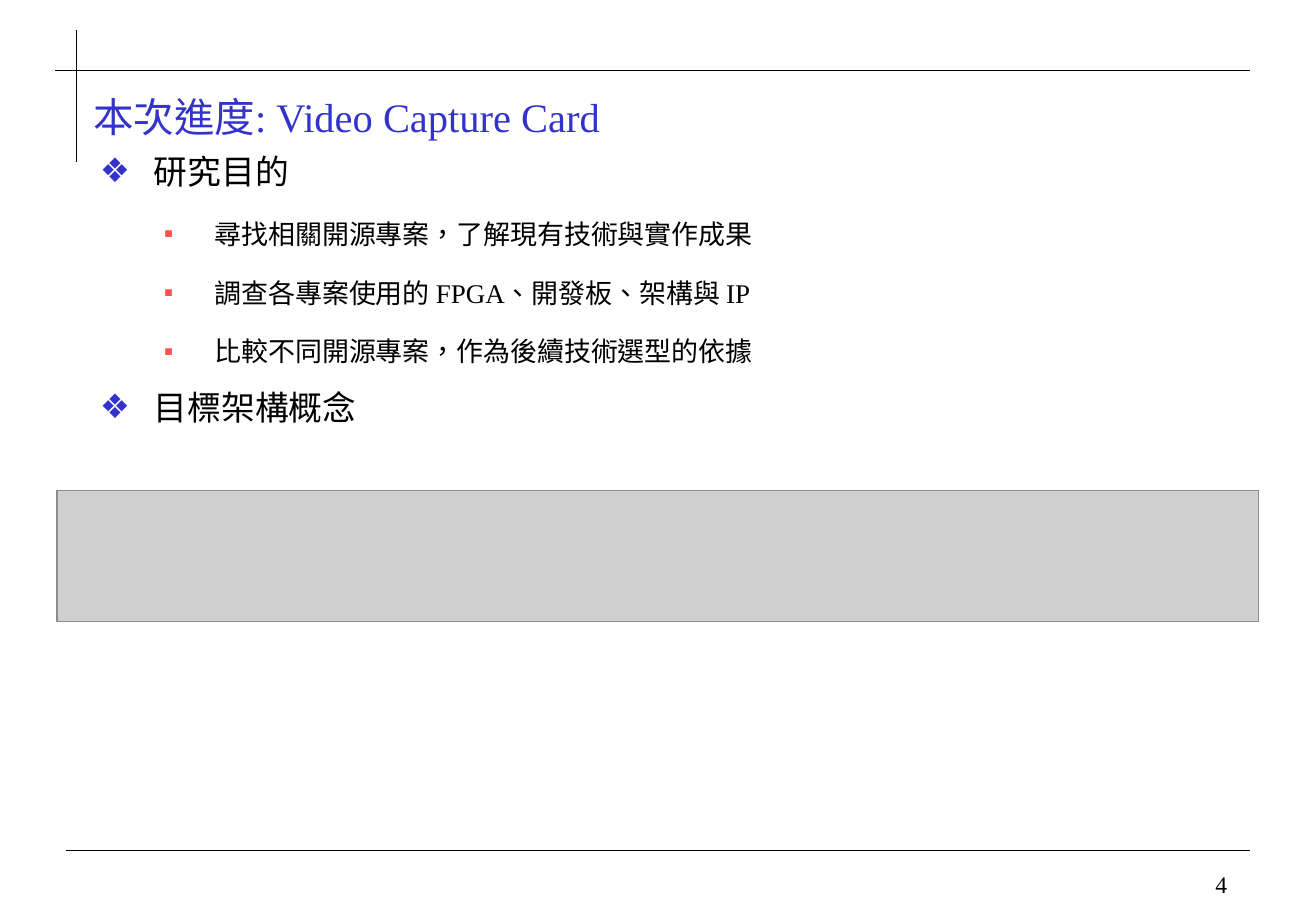
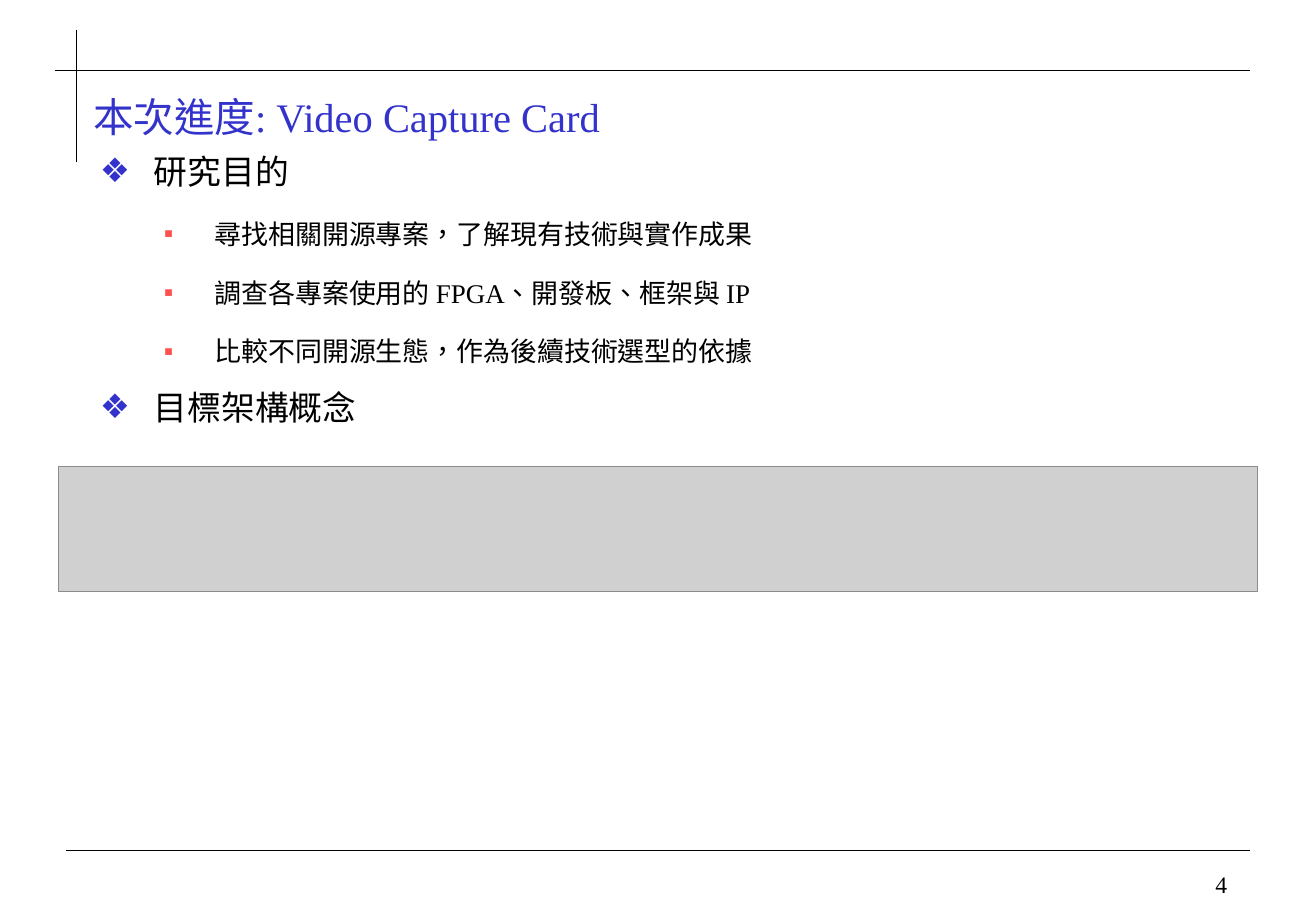
Before and after one commit to 0ilasis0/home, a slide deck: slide 4 of Onyx_進度報告_1013.pptx. Drawn at 1316x911 pixels with LibreOffice and Linux fonts; fonts in the diff are those of the drawing; grey boxes stand for pictures; background and template pictures are left out. Boxes give left, top, right and bottom in pixels: in the first picture for what was removed or moved away, otherwise in the second. Text is boxed around its words. In the diff, an @@ line names an element or a change of style, - is before the commit and + after.

```diff
--- a/Onyx_進度報告_1013.pptx
+++ b/Onyx_進度報告_1013.pptx
@@ text at bbox=[215, 280, 753, 364]: text changed @@
-  ▪ 調查各專案使用的 FPGA、開發板、架構與 IP
-  ▪ 比較不同開源專案，作為後續技術選型的依據
+  ▪ 調查各專案使用的 FPGA、開發板、框架與 IP
+  ▪ 比較不同開源生態，作為後續技術選型的依據
@@ picture: place and size @@
-picture at bbox=[57, 491, 1259, 622]
+picture at bbox=[58, 467, 1258, 592]
```
Also in this commit, not shown: 6 other slides changed, 2 slides added, 1 slide removed, 43 other files.
